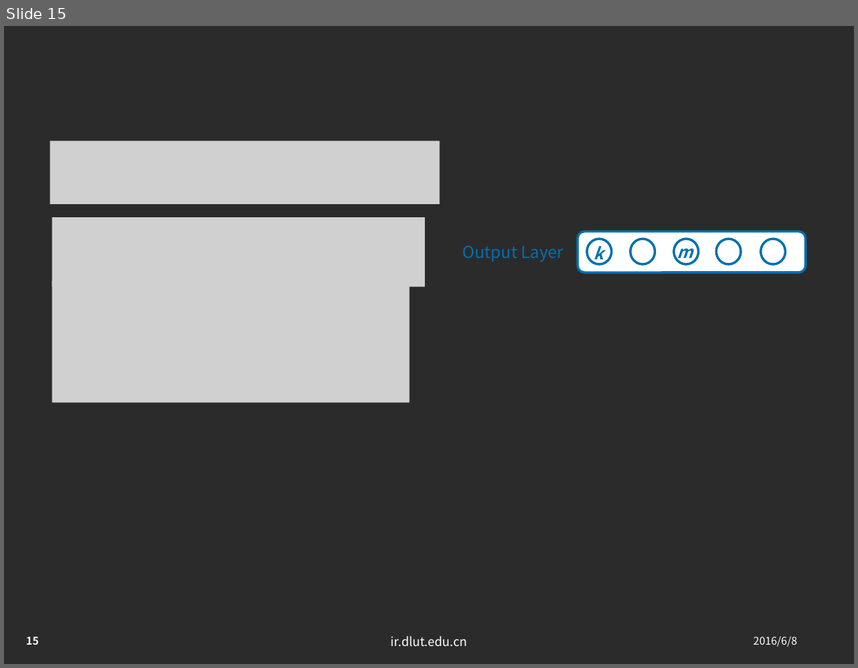
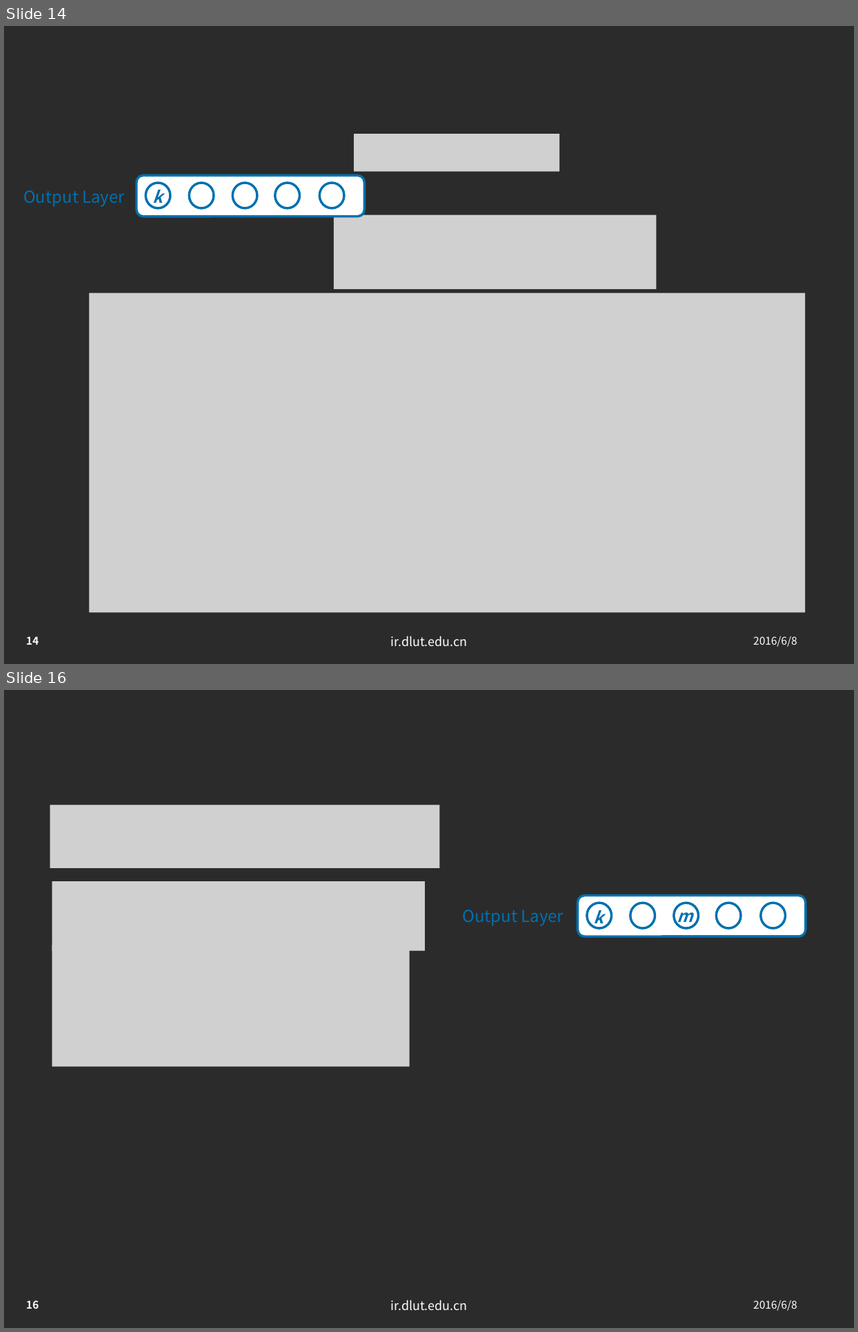
Before and after one commit to jxwb088047/RNN_BPTT_report, a slide deck: 林广和研一下学术ppt-2016-06-06.pptx. Shown one above the other, each under a label of ours: slide 15 before the commit, slides 14 and 16 after it; the slides between them are not shown. The pictures are 858x668 and 858x1332 pixels, drawn with LibreOffice and Linux fonts; fonts in the diff are those of the drawing; grey boxes stand for pictures; background and template pictures are left out; a plain dark background stands for a picture behind light text. Boxes give left, top, right and bottom in pixels: in the first picture for what was removed or moved away, otherwise in the second. Text is boxed around its words. In the diff, an @@ line names an element or a change of style, - is before the commit and + after.

```diff
--- a/林广和研一下学术ppt-2016-06-06.pptx
+++ b/林广和研一下学术ppt-2016-06-06.pptx
@@ slide 14 added at (x1=4, y1=26, x2=854, y2=664), background picture (left out); not listed: 3 template elements that a slide beside it also shows @@
@@ picture added at (x1=355, y1=134, x2=560, y2=172) @@
@@ text added at (x1=23, y1=190, x2=125, y2=207), 14 pt, text #0070AF @@
+Output Layer
@@ group added at (x1=136, y1=176, x2=364, y2=216): 5 ellipses, 1 rounded rectangle, 1 text @@
+k
@@ picture added at (x1=334, y1=215, x2=657, y2=289) @@
@@ picture added at (x1=89, y1=293, x2=805, y2=612) @@
@@ what was slide 15 is now slide 16 @@
@@ page number at (x1=26, y1=1300, x2=38, y2=1308): text changed @@
-15
+16
```
Also in this commit, not shown: 7 slides changed, 14 other slides added, 1 slide removed.
